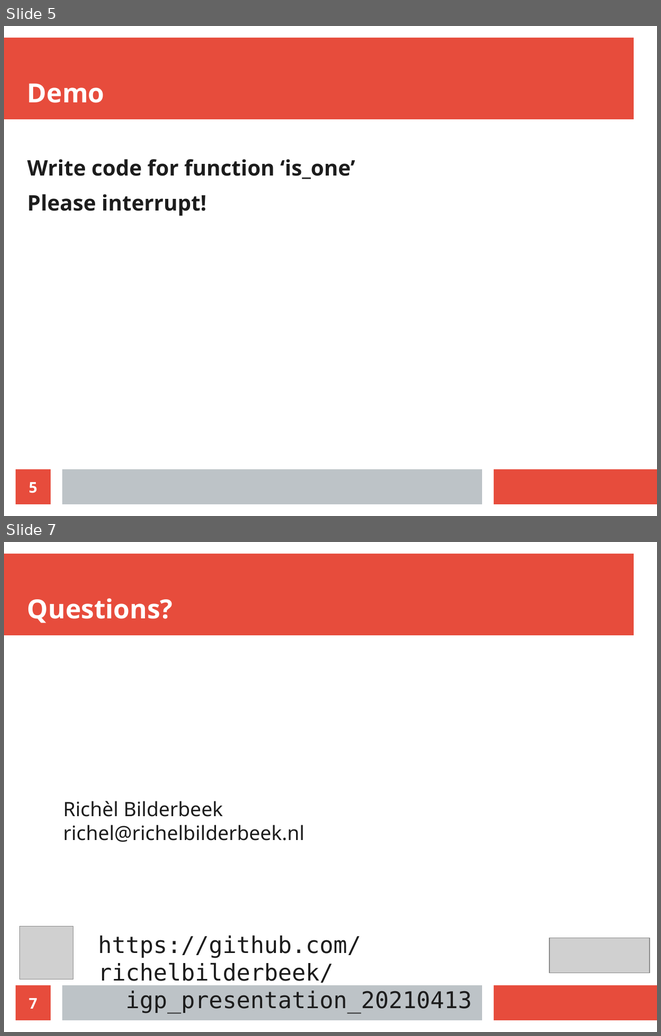
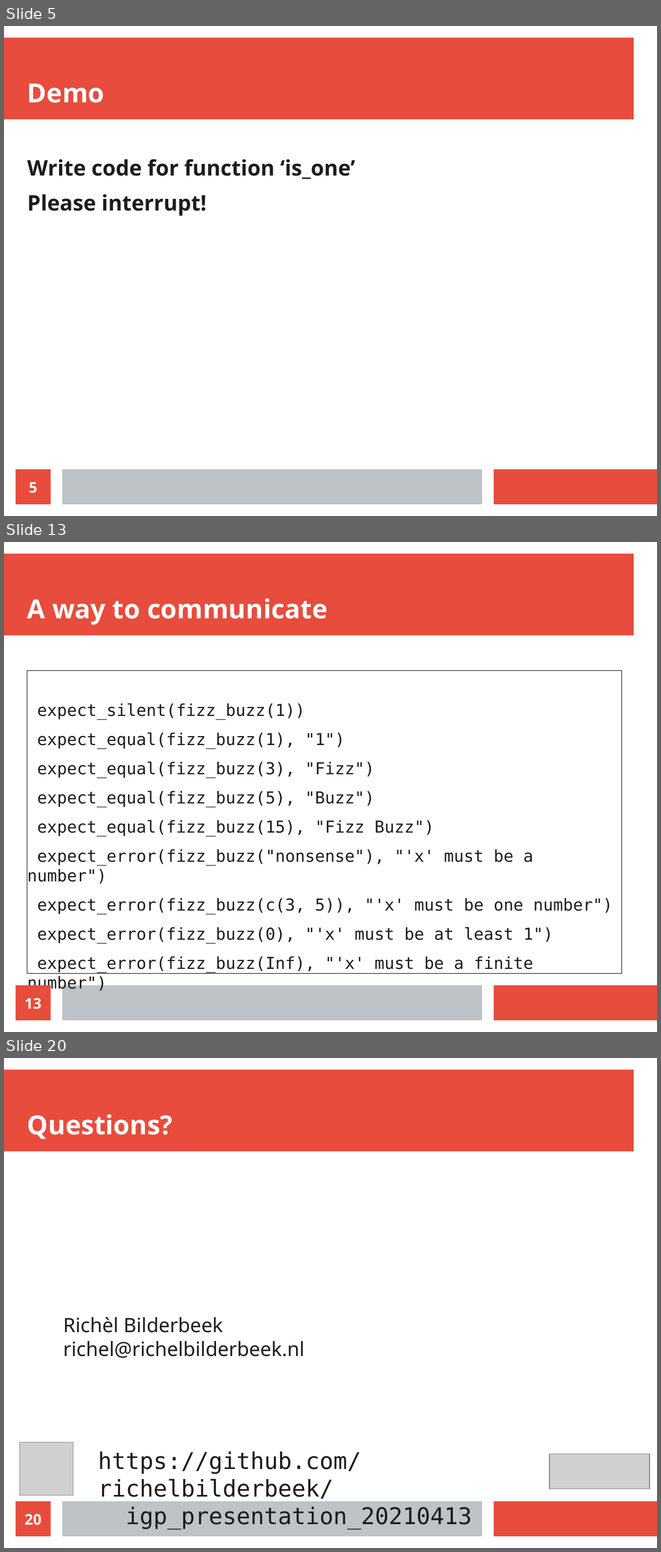
Before and after one commit to richelbilderbeek/nlseb_tdd_20210420, a slide deck: nlseb_tdd_20210420.odp. Shown one above the other, each under a label of ours: slides 5 and 7 before the commit, slides 5, 13 and 20 after it; the slides between them are not shown. The pictures are 661x1036 and 661x1552 pixels, drawn with LibreOffice and Linux fonts; fonts in the diff are those of the drawing; grey boxes stand for pictures. Boxes give left, top, right and bottom in pixels: in the first picture for what was removed or moved away, otherwise in the second. Text is boxed around its words. In the diff, an @@ line names an element or a change of style, - is before the commit and + after.

```diff
--- a/nlseb_tdd_20210420.odp
+++ b/nlseb_tdd_20210420.odp
@@ slide 13 added at (4, 542, 657, 1032), background #FFFFFF; not listed: 3 template elements that a slide beside it also shows @@
@@ title added at (27, 598, 328, 625), 32 pt, text #FFFFFF, bold @@
+A way to communicate
@@ text added at (27, 671, 622, 974), outline #000000 0 pt, 20 pt, text #1C1C1C @@
+expect_silent(fizz_buzz(1))
+expect_equal(fizz_buzz(1), "1")
+expect_equal(fizz_buzz(3), "Fizz")
+expect_equal(fizz_buzz(5), "Buzz")
+expect_equal(fizz_buzz(15), "Fizz Buzz")
+expect_error(fizz_buzz("nonsense"), "'x' must be a number")
+expect_error(fizz_buzz(c(3, 5)), "'x' must be one number")
+expect_error(fizz_buzz(0), "'x' must be at least 1")
+expect_error(fizz_buzz(Inf), "'x' must be a finite number")
@@ page number added at (16, 985, 51, 1020), fill #E74C3C, 18 pt, text #FFFFFF, bold @@
+13
@@ what was slide 7 is now slide 20 @@
@@ page number at (25, 1513, 42, 1525): text changed @@
-7
+20
```
Also in this commit, not shown: 2 slides changed, 12 other slides added, 1 other file.
